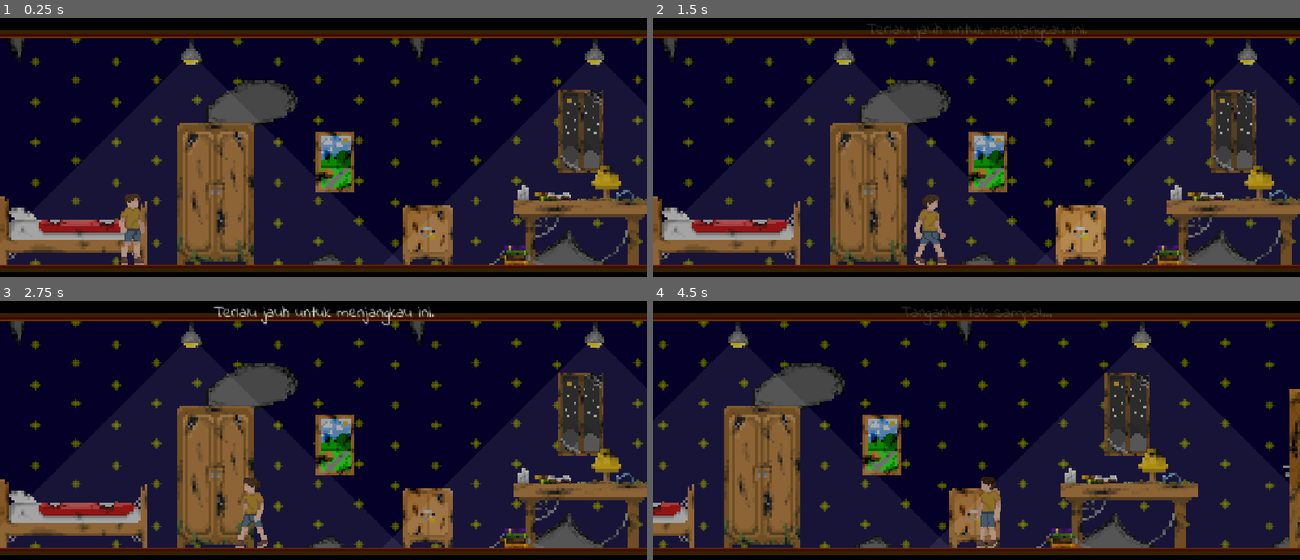
Above: before the commit, frames 1-4 (two rows, left to right).
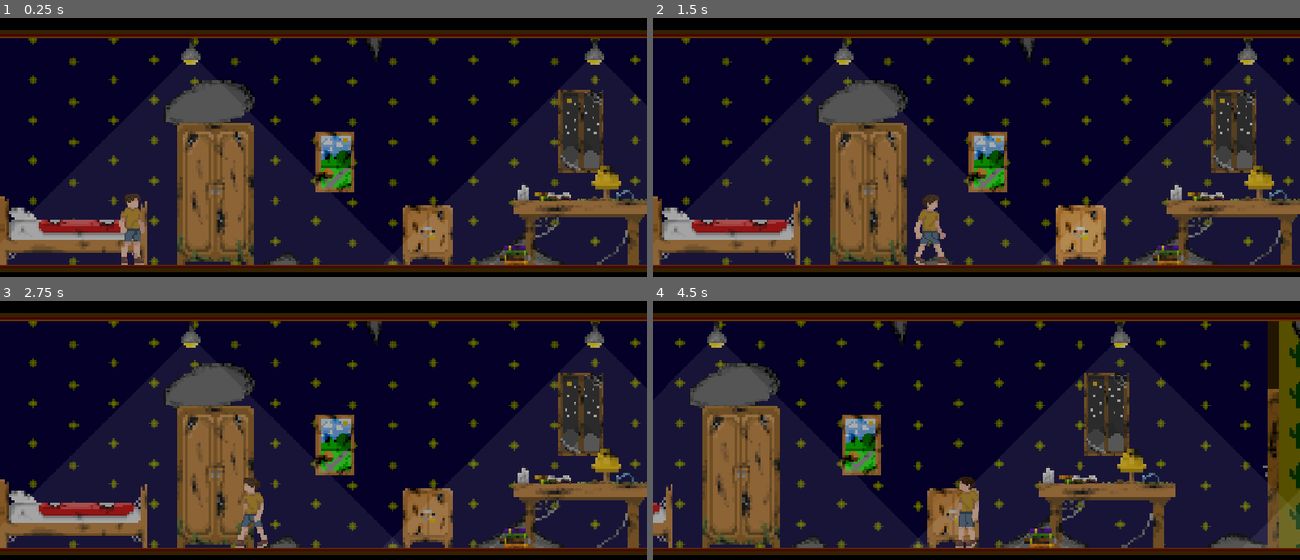
Above: after the commit, the same moments.

Repository: pandegedeanta/gimjam
Game: Godot game, scene res://scenes/area/bedroom.tscn
The game is run twice, just before and just after one commit, with the same random seed, the same clock (stepped at 60 frames per second) and the same inputs.
Inputs (mouse positions are in pixels of both pictures, inside the frame that each line leads up to):
- Up to frame 1 (0.25 s): no input
- Up to frame 2 (1.5 s): tap Enter at 0.5 s; move the mouse to (989, 163) at 0.52 s; hold Right (ui_right) from 0.53 s (still down); click (989, 163) at 0.67 s; move the mouse to (1080, 235) at 1.27 s; click (1080, 235) at 1.42 s
- Up to frame 3 (2.75 s): move the mouse to (388, 365) at 2.02 s; release Right (ui_right) at 2.03 s; hold Left (ui_left) from 2.03 s (still down); click (388, 365) at 2.17 s
- Up to frame 4 (4.5 s): move the mouse to (944, 515) at 2.77 s; release Left (ui_left) at 2.78 s; hold Right (ui_right) 2.78-4.28 s; click (944, 515) at 2.92 s; move the mouse to (1170, 497) at 3.52 s; click (1170, 497) at 3.67 s; move the mouse to (1293, 469) at 4.27 s; hold Left (ui_left) from 4.28 s (still down); click (1293, 469) at 4.42 s

The runs differ from the first frame. In frame 1, 8.2% of the frame differs, in the area x 1-100%, y 7-96%; in frame 2, 8.3%; in frame 3, 8.8%; in frame 4, 30%, in the area x 0-100%, y 2-96%.

Commit message:
Add files via upload

Diff:
--- a/scenes/area/bedroom.tscn
+++ b/scenes/area/bedroom.tscn
@@ -1,17 +1,20 @@
-[gd_scene load_steps=17 format=3 uid="uid://chypsekmc632t"]
+[gd_scene format=3 uid="uid://chypsekmc632t"]
 
 [ext_resource type="PackedScene" uid="uid://dfv81o6ccfwxy" path="res://scenes/player.tscn" id="1_bx5pa"]
 [ext_resource type="Texture2D" uid="uid://naecw05gu28y" path="res://assets/background/bedroom.png" id="1_uxcuu"]
 [ext_resource type="Script" uid="uid://bfviqapwa0mw4" path="res://scripts/player.gd" id="2_0grwd"]
+[ext_resource type="Texture2D" uid="uid://ce3lgf63pp3xk" path="res://assets/background/hall.png" id="2_obu57"]
 [ext_resource type="Texture2D" uid="uid://cdr13pucf72h1" path="res://assets/interior/bedroom.png" id="3_uxcuu"]
 [ext_resource type="Script" uid="uid://bg4k8eccc8ppt" path="res://scripts/door.gd" id="4_a8uiq"]
+[ext_resource type="Texture2D" uid="uid://cqcsafjl7vs3m" path="res://assets/interior/HALL.png" id="4_w76b8"]
+[ext_resource type="Texture2D" uid="uid://c3cbkjhm5t85o" path="res://assets/interior/livingroom.png" id="5_a0jdd"]
 [ext_resource type="Script" uid="uid://dc8l7fgcxixjd" path="res://scripts/interactable_object.gd" id="5_lauwj"]
 [ext_resource type="Script" uid="uid://bq0op0ose0c4l" path="res://scripts/ui.gd" id="6_a8uiq"]
 [ext_resource type="FontFile" uid="uid://copw1ojxa4anc" path="res://assets/fonts/IndieFlower-Regular.ttf" id="8_genkd"]
 [ext_resource type="Texture2D" uid="uid://c777gk2yy6i1l" path="res://assets/background/background no Wallpaper.png" id="10_obu57"]
 
 [sub_resource type="RectangleShape2D" id="RectangleShape2D_yqjtg"]
-size = Vector2(2922, 8)
+size = Vector2(3356, 8)
 
 [sub_resource type="RectangleShape2D" id="RectangleShape2D_uxcuu"]
 size = Vector2(10, 864)
@@ -24,6 +27,9 @@
 
 [sub_resource type="RectangleShape2D" id="RectangleShape2D_genkd"]
 size = Vector2(312.78207, 360.90216)
+
+[sub_resource type="RectangleShape2D" id="RectangleShape2D_w76b8"]
+size = Vector2(416, 895)
 
 [sub_resource type="AtlasTexture" id="AtlasTexture_lauwj"]
 atlas = ExtResource("3_uxcuu")
@@ -33,88 +39,99 @@
 atlas = ExtResource("3_uxcuu")
 region = Rect2(0, 4096, 1024, 1024)
 
-[node name="Bedroom" type="Node2D"]
-
-[node name="World" type="Node2D" parent="."]
+[node name="Bedroom" type="Node2D" unique_id=1915558488]
+
+[node name="World" type="Node2D" parent="." unique_id=468245725]
 position = Vector2(-640, -360)
 
-[node name="Background" type="Node2D" parent="World"]
-
-[node name="Background" type="Sprite2D" parent="World/Background"]
-position = Vector2(640, 360)
-scale = Vector2(0.25, 0.25)
+[node name="Background" type="Node2D" parent="World" unique_id=2024081179]
+
+[node name="Background" type="Sprite2D" parent="World/Background" unique_id=665086391]
+position = Vector2(632.0001, 360)
+scale = Vector2(0.24999999, 0.24999999)
 texture = ExtResource("1_uxcuu")
-
-[node name="Window" type="Sprite2D" parent="World/Background"]
+region_enabled = true
+region_rect = Rect2(984.23755, 0, 6326.0166, 2880)
+
+[node name="Background2" type="Sprite2D" parent="World/Background" unique_id=481144605]
+position = Vector2(2210.375, 360)
+scale = Vector2(0.24988143, 0.25)
+texture = ExtResource("2_obu57")
+region_enabled = true
+region_rect = Rect2(1376.8098, 0, 6318.4063, 2880)
+
+[node name="Window" type="Sprite2D" parent="World/Background" unique_id=2125490269]
 position = Vector2(1080, 302)
 scale = Vector2(0.28, 0.28)
 texture = ExtResource("3_uxcuu")
 region_enabled = true
 region_rect = Rect2(4092, 0, 1024, 1024)
 
-[node name="World_Boundaries" type="Node2D" parent="World"]
+[node name="World_Boundaries" type="Node2D" parent="World" unique_id=35723798]
 position = Vector2(0, -40)
 
-[node name="Floor" type="StaticBody2D" parent="World/World_Boundaries"]
+[node name="Floor" type="StaticBody2D" parent="World/World_Boundaries" unique_id=603697683]
 position = Vector2(640, 360)
 
-[node name="CollisionShape2D" type="CollisionShape2D" parent="World/World_Boundaries/Floor"]
-position = Vector2(480, 248)
+[node name="CollisionShape2D" type="CollisionShape2D" parent="World/World_Boundaries/Floor" unique_id=2106975722]
+position = Vector2(697, 248)
 shape = SubResource("RectangleShape2D_yqjtg")
 
-[node name="Wall_Left" type="StaticBody2D" parent="World/World_Boundaries"]
+[node name="Wall_Left" type="StaticBody2D" parent="World/World_Boundaries" unique_id=1059957370]
 position = Vector2(640, 360)
 
-[node name="CollisionShape2D" type="CollisionShape2D" parent="World/World_Boundaries/Wall_Left"]
+[node name="CollisionShape2D" type="CollisionShape2D" parent="World/World_Boundaries/Wall_Left" unique_id=1904660348]
 position = Vector2(-715, 8)
 shape = SubResource("RectangleShape2D_uxcuu")
 
-[node name="Wall_Right" type="StaticBody2D" parent="World/World_Boundaries"]
+[node name="Wall_Right" type="StaticBody2D" parent="World/World_Boundaries" unique_id=869237277]
 position = Vector2(640, 360)
 
-[node name="CollisionShape2D" type="CollisionShape2D" parent="World/World_Boundaries/Wall_Right"]
-position = Vector2(788, 8)
+[node name="CollisionShape2D" type="CollisionShape2D" parent="World/World_Boundaries/Wall_Right" unique_id=886856214]
+position = Vector2(2365, 39)
 shape = SubResource("RectangleShape2D_uxcuu")
 
-[node name="Interior" type="Node2D" parent="World"]
+[node name="Interior" type="Node2D" parent="World" unique_id=912643237]
 position = Vector2(0, -40)
 
-[node name="Bed" type="Sprite2D" parent="World/Interior"]
+[node name="BedRoom" type="Node2D" parent="World/Interior" unique_id=412410732]
+
+[node name="Bed" type="Sprite2D" parent="World/Interior/BedRoom" unique_id=553134429]
 position = Vector2(80, 539.9999)
 scale = Vector2(0.28, 0.28)
 texture = ExtResource("3_uxcuu")
 region_enabled = true
 region_rect = Rect2(-24.769043, 245.51184, 1070.6296, 555.9922)
 
-[node name="Wardobe" type="Sprite2D" parent="World/Interior"]
+[node name="Wardobe" type="Sprite2D" parent="World/Interior/BedRoom" unique_id=835948552]
 position = Vector2(359, 465)
 scale = Vector2(0.33, 0.33)
 texture = ExtResource("3_uxcuu")
 region_enabled = true
 region_rect = Rect2(5353.444, 38.941666, 545.8833, 935.078)
 
-[node name="Table" type="Sprite2D" parent="World/Interior"]
+[node name="Table" type="Sprite2D" parent="World/Interior/BedRoom" unique_id=99311676]
 position = Vector2(1083.3225, 542.4)
 scale = Vector2(0.35327512, 0.3323078)
 texture = ExtResource("3_uxcuu")
 region_enabled = true
 region_rect = Rect2(68.53284, 2304.0042, 887.2916, 520.9785)
 
-[node name="Book" type="Sprite2D" parent="World/Interior"]
+[node name="Book" type="Sprite2D" parent="World/Interior/BedRoom" unique_id=1495233768]
 position = Vector2(958, 583)
 scale = Vector2(0.3, 0.3)
 texture = ExtResource("3_uxcuu")
 region_enabled = true
 region_rect = Rect2(2302.832, 1297.4175, 577.96045, 455.8562)
 
-[node name="Desk_Lamp" type="Sprite2D" parent="World/Interior"]
+[node name="Desk_Lamp" type="Sprite2D" parent="World/Interior/BedRoom" unique_id=2107442055]
 position = Vector2(1130, 439)
 scale = Vector2(0.36, 0.36)
 texture = ExtResource("3_uxcuu")
 region_enabled = true
 region_rect = Rect2(1328.5533, 181.48668, 404.35828, 444.7942)
 
-[node name="Vase" type="Sprite2D" parent="World/Interior"]
+[node name="Vase" type="Sprite2D" parent="World/Interior/BedRoom" unique_id=1238811946]
 position = Vector2(1143, 465.00012)
 scale = Vector2(0.27, 0.27)
 texture = ExtResource("3_uxcuu")
@@ -122,7 +139,7 @@
 region_enabled = true
 region_rect = Rect2(0, 1024, 1024, 1024)
 
-[node name="BookG" type="Sprite2D" parent="World/Interior"]
+[node name="BookG" type="Sprite2D" parent="World/Interior/BedRoom" unique_id=38007890]
 position = Vector2(1015, 474)
 scale = Vector2(0.25, 0.25)
 texture = ExtResource("3_uxcuu")
@@ -130,7 +147,7 @@
 region_enabled = true
 region_rect = Rect2(4096, 1024, 1024, 1024)
 
-[node name="BookO" type="Sprite2D" parent="World/Interior"]
+[node name="BookO" type="Sprite2D" parent="World/Interior/BedRoom" unique_id=483146951]
 position = Vector2(1009, 466)
 scale = Vector2(0.25, 0.25)
 texture = ExtResource("3_uxcuu")
@@ -138,38 +155,118 @@
 region_enabled = true
 region_rect = Rect2(3072, 1024, 1024, 1024)
 
-[node name="OpenedBook" type="Sprite2D" parent="World/Interior"]
+[node name="OpenedBook" type="Sprite2D" parent="World/Interior/BedRoom" unique_id=531103369]
 position = Vector2(1038.0005, 472)
 scale = Vector2(0.2, 0.2)
 texture = ExtResource("3_uxcuu")
 region_enabled = true
 region_rect = Rect2(5112, 1024, 1024, 1024)
 
-[node name="candle" type="Sprite2D" parent="World/Interior"]
+[node name="candle" type="Sprite2D" parent="World/Interior/BedRoom" unique_id=580636471]
 position = Vector2(968, 457)
 scale = Vector2(0.16, 0.16)
 texture = ExtResource("3_uxcuu")
 region_enabled = true
 region_rect = Rect2(3072, 4096, 1024, 1024)
 
-[node name="Lamp" type="Sprite2D" parent="World/Interior"]
+[node name="Lamp" type="Sprite2D" parent="World/Interior/BedRoom" unique_id=1049206631]
 position = Vector2(310, 185)
 scale = Vector2(0.3, 0.3)
 texture = ExtResource("3_uxcuu")
 region_enabled = true
 region_rect = Rect2(3072, 5120, 1024, 1024)
 
-[node name="Lamp2" type="Sprite2D" parent="World/Interior"]
+[node name="Lamp2" type="Sprite2D" parent="World/Interior/BedRoom" unique_id=926138373]
 position = Vector2(1109, 185)
 scale = Vector2(0.3, 0.3)
 texture = ExtResource("3_uxcuu")
 region_enabled = true
 region_rect = Rect2(3072, 5120, 1024, 1024)
 
-[node name="Interactables" type="Node2D" parent="."]
+[node name="ColorRect" type="ColorRect" parent="World/Interior/BedRoom" unique_id=1340241321]
+offset_left = 1400.0
+offset_top = 134.0
+offset_right = 1422.6
+offset_bottom = 291.0
+color = Color(0.20784314, 0.12941177, 0, 1)
+
+[node name="Hall" type="Node2D" parent="World/Interior" unique_id=949251074]
+position = Vector2(2108, 400)
+
+[node name="Table_Lamp" type="Sprite2D" parent="World/Interior/Hall" unique_id=412909551]
+position = Vector2(534, 171)
+scale = Vector2(0.35, 0.35)
+texture = ExtResource("4_w76b8")
+region_enabled = true
+region_rect = Rect2(3072, 0, 1024, 1024)
+
+[node name="Hanging_Clothes" type="Sprite2D" parent="World/Interior/Hall" unique_id=2108746785]
+position = Vector2(-491, 60)
+scale = Vector2(0.5, 0.5)
+texture = ExtResource("5_a0jdd")
+region_enabled = true
+region_rect = Rect2(3072, 3072, 1024, 1024)
+
+[node name="Table2" type="Sprite2D" parent="World/Interior/Hall" unique_id=1260927487]
+position = Vector2(112.19995, 137)
+scale = Vector2(0.35, 0.35)
+texture = ExtResource("4_w76b8")
+region_enabled = true
+region_rect = Rect2(0, 3072, 1024, 1024)
+
+[node name="Candle" type="Sprite2D" parent="World/Interior/Hall" unique_id=488501725]
+position = Vector2(36.200195, 45)
+scale = Vector2(0.2, 0.2)
+texture = ExtResource("4_w76b8")
+region_enabled = true
+region_rect = Rect2(2048, 3072, 1024, 1024)
+
+[node name="Book2" type="Sprite2D" parent="World/Interior/Hall" unique_id=1163965045]
+position = Vector2(122, 54)
+scale = Vector2(0.25, 0.25)
+texture = ExtResource("4_w76b8")
+region_enabled = true
+region_rect = Rect2(0, 2048, 1024, 1024)
+
+[node name="Vase" type="Sprite2D" parent="World/Interior/Hall" unique_id=1585743811]
+position = Vector2(200, 45)
+scale = Vector2(0.22, 0.22)
+texture = ExtResource("4_w76b8")
+region_enabled = true
+region_rect = Rect2(2072, 1024, 1024, 1024)
+
+[node name="Opened_Book" type="Sprite2D" parent="World/Interior/Hall" unique_id=2069617132]
+position = Vector2(87, 64)
+scale = Vector2(0.2, 0.2)
+texture = ExtResource("4_w76b8")
+region_enabled = true
+region_rect = Rect2(3072, 2048, 1024, 1024)
+
+[node name="Painting" type="Sprite2D" parent="World/Interior/Hall" unique_id=1020472451]
+position = Vector2(385, -22)
+scale = Vector2(0.35, 0.35)
+texture = ExtResource("3_uxcuu")
+region_enabled = true
+region_rect = Rect2(0, 3072, 1024, 1024)
+
+[node name="Lamp3" type="Sprite2D" parent="World/Interior/Hall" unique_id=939756904]
+position = Vector2(-339.2, -206.20007)
+scale = Vector2(0.4, 0.4)
+texture = ExtResource("3_uxcuu")
+region_enabled = true
+region_rect = Rect2(3072, 5120, 1024, 1024)
+
+[node name="Lamp4" type="Sprite2D" parent="World/Interior/Hall" unique_id=2145212938]
+position = Vector2(456.80005, -206.20007)
+scale = Vector2(0.4, 0.4)
+texture = ExtResource("3_uxcuu")
+region_enabled = true
+region_rect = Rect2(3072, 5120, 1024, 1024)
+
+[node name="Interactables" type="Node2D" parent="." unique_id=1138972552]
 position = Vector2(0, -40)
 
-[node name="Door" type="Area2D" parent="Interactables" node_paths=PackedStringArray("ui_node", "sprite")]
+[node name="Mid_Door" type="Area2D" parent="Interactables" unique_id=900774084 node_paths=PackedStringArray("ui_node", "sprite")]
 position = Vector2(766.00006, 87)
 scale = Vector2(0.34999996, 0.34999996)
 script = ExtResource("4_a8uiq")
@@ -177,17 +274,17 @@
 sprite = NodePath("Sprite2D")
 koordinat_buka = Rect2(3072, 2048, 1024, 1024)
 
-[node name="Sprite2D" type="Sprite2D" parent="Interactables/Door"]
+[node name="Sprite2D" type="Sprite2D" parent="Interactables/Mid_Door" unique_id=912266007]
 texture = ExtResource("3_uxcuu")
 region_enabled = true
 region_rect = Rect2(2048, 2048, 1024, 1024)
 
-[node name="CollisionShape2D" type="CollisionShape2D" parent="Interactables/Door"]
+[node name="CollisionShape2D" type="CollisionShape2D" parent="Interactables/Mid_Door" unique_id=1964095184]
 position = Vector2(17.142944, 0)
 scale = Vector2(19.999994, 19.999994)
 shape = SubResource("RectangleShape2D_fxsp2")
 
-[node name="Painting" type="Area2D" parent="Interactables" node_paths=PackedStringArray("ui_node", "sprite")]
+[node name="Painting" type="Area2D" parent="Interactables" unique_id=522468548 node_paths=PackedStringArray("ui_node", "sprite")]
 position = Vector2(-48.999985, 15.999992)
 scale = Vector2(0.35, 0.35)
 script = ExtResource("5_lauwj")
@@ -198,19 +295,19 @@
 region_open_empty = Rect2(5120, 2048, 1024, 1024)
 overlay_rect = Rect2(1024, 3072, 1024, 1024)
 
-[node name="Sprite2D" type="Sprite2D" parent="Interactables/Painting"]
+[node name="Sprite2D" type="Sprite2D" parent="Interactables/Painting" unique_id=834552349]
 position = Vector2(19.999985, 77.14285)
 scale = Vector2(0.8, 0.8)
 texture = ExtResource("3_uxcuu")
 region_enabled = true
 region_rect = Rect2(0, 3072, 1024, 1024)
 
-[node name="CollisionShape2D" type="CollisionShape2D" parent="Interactables/Painting"]
+[node name="CollisionShape2D" type="CollisionShape2D" parent="Interactables/Painting" unique_id=1658181278]
 position = Vector2(12.857094, 71.42856)
 scale = Vector2(0.7999999, 0.7999999)
 shape = SubResource("RectangleShape2D_a8uiq")
 
-[node name="Drawer" type="Area2D" parent="Interactables" node_paths=PackedStringArray("ui_node", "sprite")]
+[node name="Drawer" type="Area2D" parent="Interactables" unique_id=622988473 node_paths=PackedStringArray("ui_node", "sprite")]
 position = Vector2(134, 186.99997)
 scale = Vector2(0.34999996, 0.34999996)
 script = ExtResource("5_lauwj")
@@ -223,33 +320,48 @@
 region_open_empty = Rect2(3072, 3072, 1024, 1024)
 overlay_rect = Rect2(5120, 3072, 1024, 1024)
 
-[node name="Sprite2D" type="Sprite2D" parent="Interactables/Drawer"]
+[node name="Sprite2D" type="Sprite2D" parent="Interactables/Drawer" unique_id=911002100]
 position = Vector2(20.000015, -2.8571472)
 scale = Vector2(0.95, 0.95)
 texture = ExtResource("3_uxcuu")
 region_enabled = true
 region_rect = Rect2(2048, 3072, 1024, 1024)
 
-[node name="CollisionShape2D" type="CollisionShape2D" parent="Interactables/Drawer"]
+[node name="CollisionShape2D" type="CollisionShape2D" parent="Interactables/Drawer" unique_id=930447478]
 position = Vector2(11.428589, -6.1035156e-05)
 scale = Vector2(0.95, 0.95)
 shape = SubResource("RectangleShape2D_genkd")
 
-[node name="Player" parent="." instance=ExtResource("1_bx5pa")]
+[node name="Parents_Door" type="Area2D" parent="Interactables" unique_id=48164152]
+position = Vector2(34, 1190)
+
+[node name="Sprite2D" type="Sprite2D" parent="Interactables/Parents_Door" unique_id=1128424030]
+position = Vector2(1186, -1103)
+scale = Vector2(0.35, 0.35)
+texture = ExtResource("4_w76b8")
+region_enabled = true
+region_rect = Rect2(0, 0, 1024, 1024)
+
+[node name="CollisionShape2D" type="CollisionShape2D" parent="Interactables/Parents_Door" unique_id=1847852584]
+position = Vector2(1186, -1102.5)
+scale = Vector2(0.35, 0.35)
+shape = SubResource("RectangleShape2D_w76b8")
+
+[node name="Player" parent="." unique_id=397203981 instance=ExtResource("1_bx5pa")]
 position = Vector2(-447, 205)
 scale = Vector2(0.2, 0.2)
 script = ExtResource("2_0grwd")
 
-[node name="Camera2D" type="Camera2D" parent="Player"]
+[node name="Camera2D" type="Camera2D" parent="Player" unique_id=811831134]
 position = Vector2(0, -1039.9999)
 scale = Vector2(4.9999995, 4.9999995)
 limit_left = -708
 limit_top = 0
-limit_right = 782
+limit_right = 2365
 limit_bottom = 0
 position_smoothing_enabled = true
 
-[node name="Shadow" type="Control" parent="."]
+[node name="Light_Settings" type="Control" parent="." unique_id=185914366]
 layout_mode = 3
 anchors_preset = 0
 offset_left = -640.0
@@ -258,16 +370,16 @@
 offset_bottom = -336.0
 mouse_filter = 2
 
-[node name="Dark" type="ColorRect" parent="Shadow"]
+[node name="Dark" type="ColorRect" parent="Light_Settings" unique_id=1854451766]
 layout_mode = 0
 offset_left = -192.0
 offset_top = -120.0
-offset_right = 1464.0
+offset_right = 3141.0
 offset_bottom = 856.0
 mouse_filter = 2
 color = Color(0, 0, 0, 0.32941177)
 
-[node name="LampLight" type="ColorRect" parent="Shadow"]
+[node name="Bedroom" type="ColorRect" parent="Light_Settings" unique_id=397992538]
 layout_mode = 0
 offset_left = 310.0
 offset_top = 161.0
@@ -277,7 +389,7 @@
 mouse_filter = 2
 color = Color(1, 1, 1, 0.078431375)
 
-[node name="LampLight2" type="ColorRect" parent="Shadow"]
+[node name="Bedroom2" type="ColorRect" parent="Light_Settings" unique_id=1953376483]
 layout_mode = 0
 offset_left = 1109.0
 offset_top = 161.0
@@ -287,19 +399,41 @@
 mouse_filter = 2
 color = Color(1, 1, 1, 0.078431375)
 
-[node name="Border" type="Node2D" parent="."]
-
-[node name="BackgroundWithNoWallpapper" type="Sprite2D" parent="Border"]
-scale = Vector2(0.25, 0.25)
+[node name="Hall" type="ColorRect" parent="Light_Settings" unique_id=1265830355]
+layout_mode = 0
+offset_left = 1766.1466
+offset_top = 164.0
+offset_right = 2598.1465
+offset_bottom = 860.00006
+rotation = 0.7853982
+mouse_filter = 2
+color = Color(1, 1, 1, 0.078431375)
+
+[node name="Hall2" type="ColorRect" parent="Light_Settings" unique_id=336761862]
+layout_mode = 0
+offset_left = 2565.1465
+offset_top = 164.0
+offset_right = 3397.1465
+offset_bottom = 860.00006
+rotation = 0.7853982
+mouse_filter = 2
+color = Color(1, 1, 1, 0.078431375)
+
+[node name="Border" type="Node2D" parent="." unique_id=1417309535]
+
+[node name="BackgroundWithNoWallpapper" type="Sprite2D" parent="Border" unique_id=120503025]
+position = Vector2(735.5, 0)
+scale = Vector2(0.44153646, 0.25)
 texture = ExtResource("10_obu57")
 
-[node name="UI" type="CanvasLayer" parent="."]
+[node name="UI" type="CanvasLayer" parent="." unique_id=774428801]
 process_mode = 3
+visible = false
 script = ExtResource("6_a8uiq")
 region_tutup = Rect2(0, 4096, 1024, 1024)
 region_buka = Rect2(1024, 4096, 1024, 1024)
 
-[node name="Dimmer" type="ColorRect" parent="UI"]
+[node name="Dimmer" type="ColorRect" parent="UI" unique_id=1252523122]
 anchors_preset = 15
 anchor_right = 1.0
 anchor_bottom = 1.0
@@ -307,7 +441,7 @@
 grow_vertical = 2
 color = Color(0, 0, 0, 0.6)
 
-[node name="Layer_Overlay" type="Control" parent="UI"]
+[node name="Layer_Overlay" type="Control" parent="UI" unique_id=1808479830]
 layout_mode = 3
 anchors_preset = 15
 anchor_right = 1.0
@@ -315,7 +449,7 @@
 grow_horizontal = 2
 grow_vertical = 2
 
-[node name="ItemDisplay" type="TextureRect" parent="UI/Layer_Overlay"]
+[node name="ItemDisplay" type="TextureRect" parent="UI/Layer_Overlay" unique_id=184401650]
 custom_minimum_size = Vector2(315.8, 315.8)
 layout_mode = 1
 anchors_preset = 8
@@ -334,7 +468,7 @@
 expand_mode = 1
 stretch_mode = 5
 
-[node name="CodeInput" type="Control" parent="UI/Layer_Overlay"]
+[node name="CodeInput" type="Control" parent="UI/Layer_Overlay" unique_id=2077027307]
 layout_mode = 1
 anchors_preset = 15
 anchor_right = 1.0
@@ -342,7 +476,7 @@
 grow_horizontal = 2
 grow_vertical = 2
 
-[node name="TextureRect" type="TextureRect" parent="UI/Layer_Overlay/CodeInput"]
+[node name="TextureRect" type="TextureRect" parent="UI/Layer_Overlay/CodeInput" unique_id=559288844]
 layout_mode = 1
 anchors_preset = 8
 anchor_left = 0.5
@@ -359,7 +493,7 @@
 expand_mode = 1
 stretch_mode = 5
 
-[node name="HBoxContainer" type="HBoxContainer" parent="UI/Layer_Overlay/CodeInput/TextureRect"]
+[node name="HBoxContainer" type="HBoxContainer" parent="UI/Layer_Overlay/CodeInput/TextureRect" unique_id=326522620]
 layout_mode = 1
 anchors_preset = 8
 anchor_left = 0.5
@@ -375,31 +509,31 @@
 theme_override_constants/separation = 13
 alignment = 1
 
-[node name="LineEdit1" type="LineEdit" parent="UI/Layer_Overlay/CodeInput/TextureRect/HBoxContainer"]
+[node name="LineEdit1" type="LineEdit" parent="UI/Layer_Overlay/CodeInput/TextureRect/HBoxContainer" unique_id=1707477938]
 layout_mode = 2
 theme_override_fonts/font = ExtResource("8_genkd")
 theme_override_font_sizes/font_size = 10
 max_length = 1
 
-[node name="LineEdit2" type="LineEdit" parent="UI/Layer_Overlay/CodeInput/TextureRect/HBoxContainer"]
+[node name="LineEdit2" type="LineEdit" parent="UI/Layer_Overlay/CodeInput/TextureRect/HBoxContainer" unique_id=1146058245]
 layout_mode = 2
 theme_override_fonts/font = ExtResource("8_genkd")
 theme_override_font_sizes/font_size = 10
 max_length = 1
 
-[node name="LineEdit3" type="LineEdit" parent="UI/Layer_Overlay/CodeInput/TextureRect/HBoxContainer"]
+[node name="LineEdit3" type="LineEdit" parent="UI/Layer_Overlay/CodeInput/TextureRect/HBoxContainer" unique_id=277377460]
 layout_mode = 2
 theme_override_fonts/font = ExtResource("8_genkd")
 theme_override_font_sizes/font_size = 10
 max_length = 1
 
-[node name="LineEdit4" type="LineEdit" parent="UI/Layer_Overlay/CodeInput/TextureRect/HBoxContainer"]
+[node name="LineEdit4" type="LineEdit" parent="UI/Layer_Overlay/CodeInput/TextureRect/HBoxContainer" unique_id=1900962710]
 layout_mode = 2
 theme_override_fonts/font = ExtResource("8_genkd")
 theme_override_font_sizes/font_size = 10
 max_length = 1
 
-[node name="StaticHint" type="Label" parent="UI"]
+[node name="StaticHint" type="Label" parent="UI" unique_id=688687622]
 anchors_preset = 7
 anchor_left = 0.5
 anchor_top = 1.0
@@ -415,7 +549,7 @@
 theme_override_font_sizes/font_size = 32
 text = "Klik untuk lanjut"
 
-[node name="GameMessage" type="Label" parent="UI"]
+[node name="GameMessage" type="Label" parent="UI" unique_id=770992592]
 modulate = Color(1, 1, 1, 0)
 anchors_preset = 5
 anchor_left = 0.5
@@ -429,7 +563,7 @@
 theme_override_font_sizes/font_size = 32
 horizontal_alignment = 1
 
-[node name="InventoryBar" type="HBoxContainer" parent="UI"]
+[node name="InventoryBar" type="HBoxContainer" parent="UI" unique_id=1512619654]
 anchors_preset = 7
 anchor_left = 0.5
 anchor_top = 1.0
@@ -446,7 +580,7 @@
 theme_override_constants/separation = 10
 alignment = 1
 
-[node name="ScreenFade" type="ColorRect" parent="UI"]
+[node name="ScreenFade" type="ColorRect" parent="UI" unique_id=734053945]
 self_modulate = Color(1, 1, 1, 0)
 anchors_preset = 15
 anchor_right = 1.0
